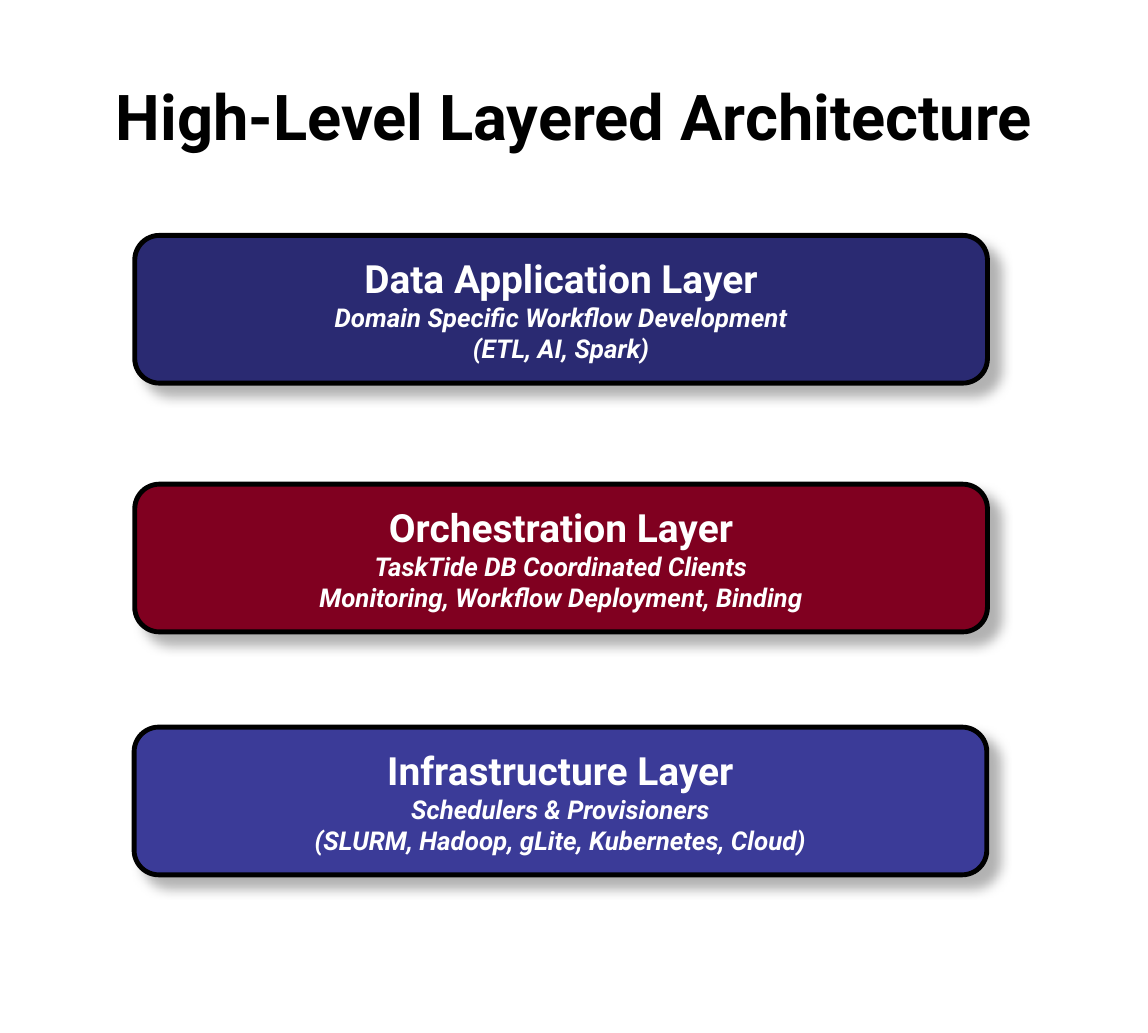
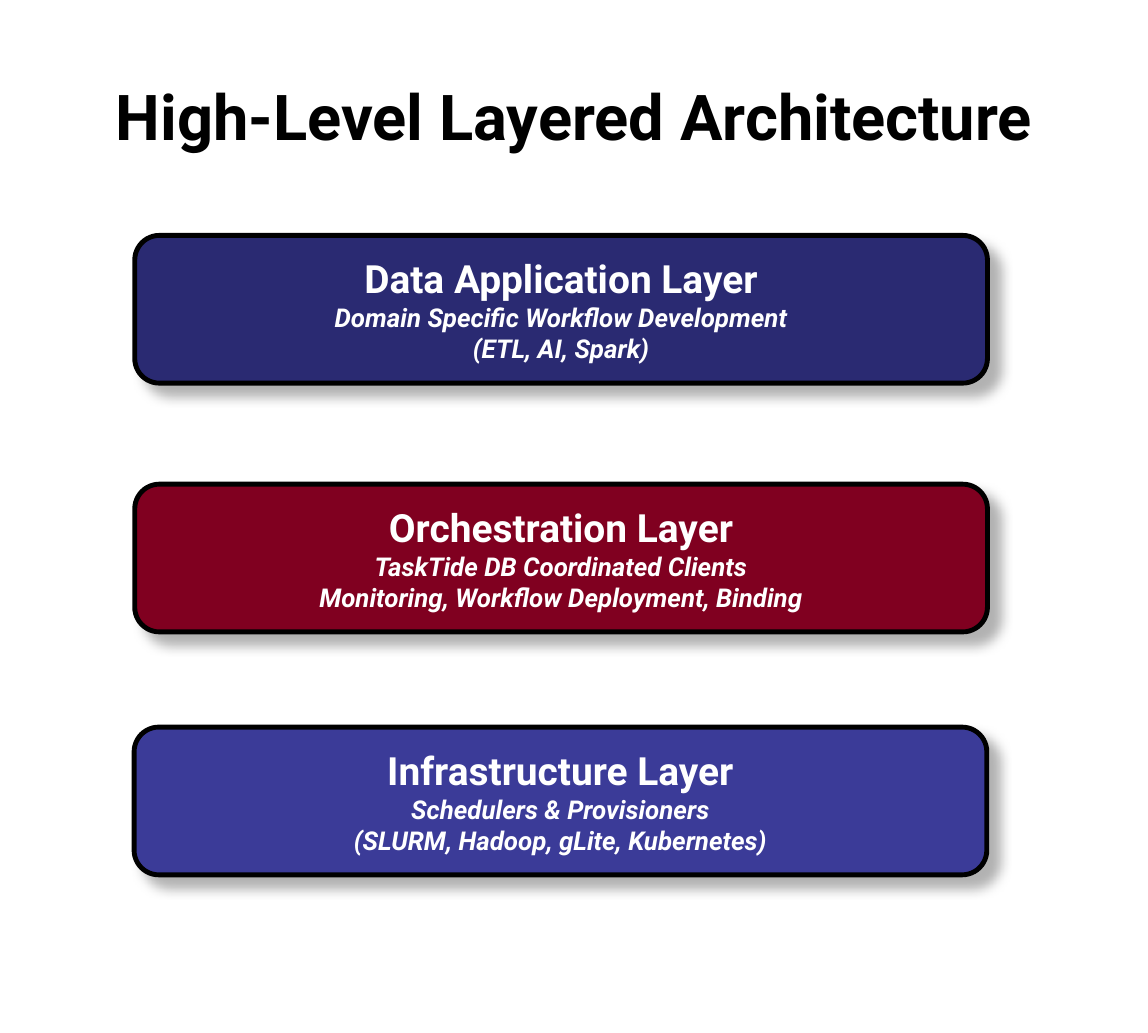
Before and after one commit to BrenKenna/TaskTide, a slide deck: slide 2 of tasktide/docs/Diagrams/Diagrams.pptx. Drawn at 1148x1033 pixels with LibreOffice and Linux fonts; fonts in the diff are those of the drawing. Boxes give left, top, right and bottom in pixels: in the first picture for what was removed or moved away, otherwise in the second. Text is boxed around its words. In the diff, an @@ line names an element or a change of style, - is before the commit and + after.

```diff
--- a/tasktide/docs/Diagrams/Diagrams.pptx
+++ b/tasktide/docs/Diagrams/Diagrams.pptx
@@ text in rounded rectangle at [354, 830, 766, 856]: text changed @@
-(SLURM, Hadoop, gLite, Kubernetes, Cloud)
+(SLURM, Hadoop, gLite, Kubernetes)
```
Also in this commit, not shown: 2 other slides changed, 10 other files.
